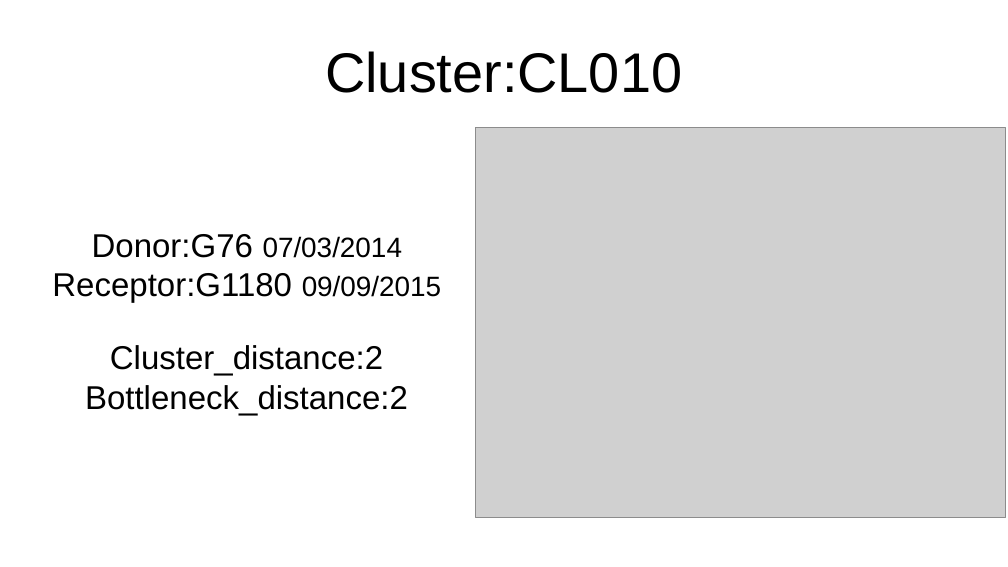
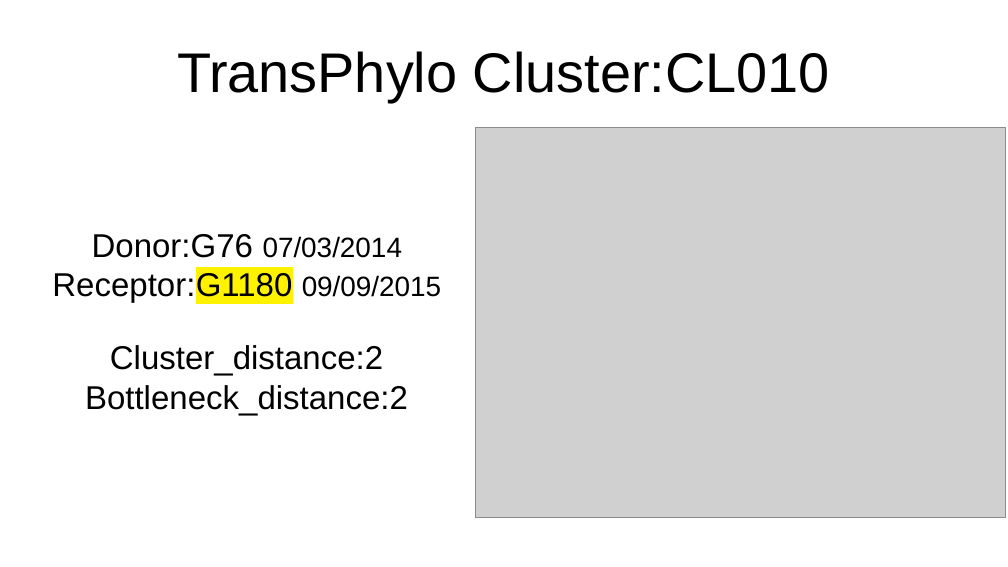
Before and after one commit to TBmex/agit_Bottleneck, a slide deck: slide 39 of Resumen.odp. Drawn at 1008x567 pixels with LibreOffice and Linux fonts; fonts in the diff are those of the drawing; grey boxes stand for pictures. Boxes give left, top, right and bottom in pixels: in the first picture for what was removed or moved away, otherwise in the second. Text is boxed around its words. In the diff, an @@ line names an element or a change of style, - is before the commit and + after.

```diff
--- a/Resumen.odp
+++ b/Resumen.odp
@@ title at <box>177,51,830,102</box>: text changed @@
-Cluster:CL010
+TransPhylo Cluster:CL010
@@ text at <box>52,270,442,303</box>: highlight none to #FFF200 in "Receptor:G1180" @@
```
Also in this commit, not shown: 15 other slides changed, 1 other file.
